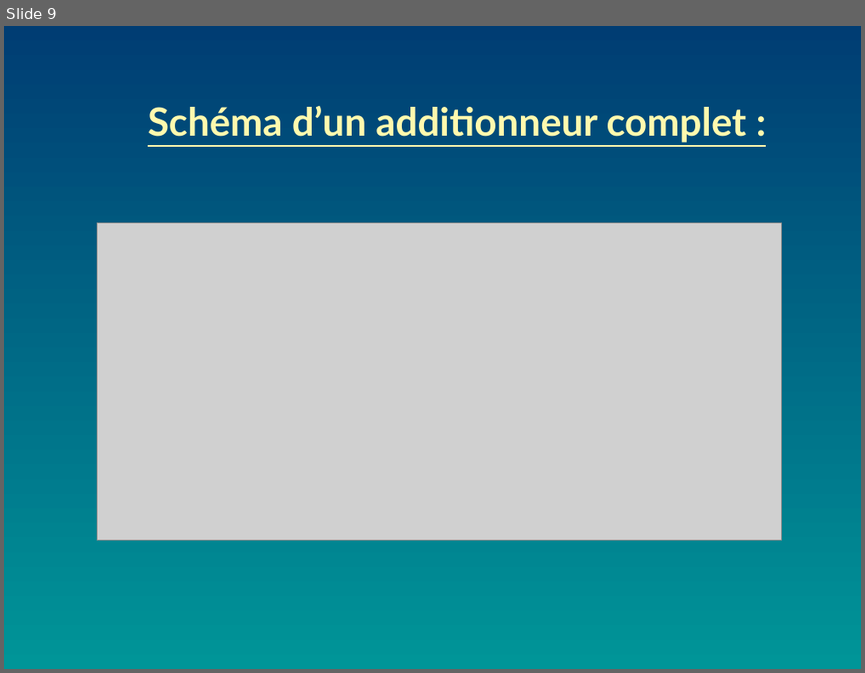
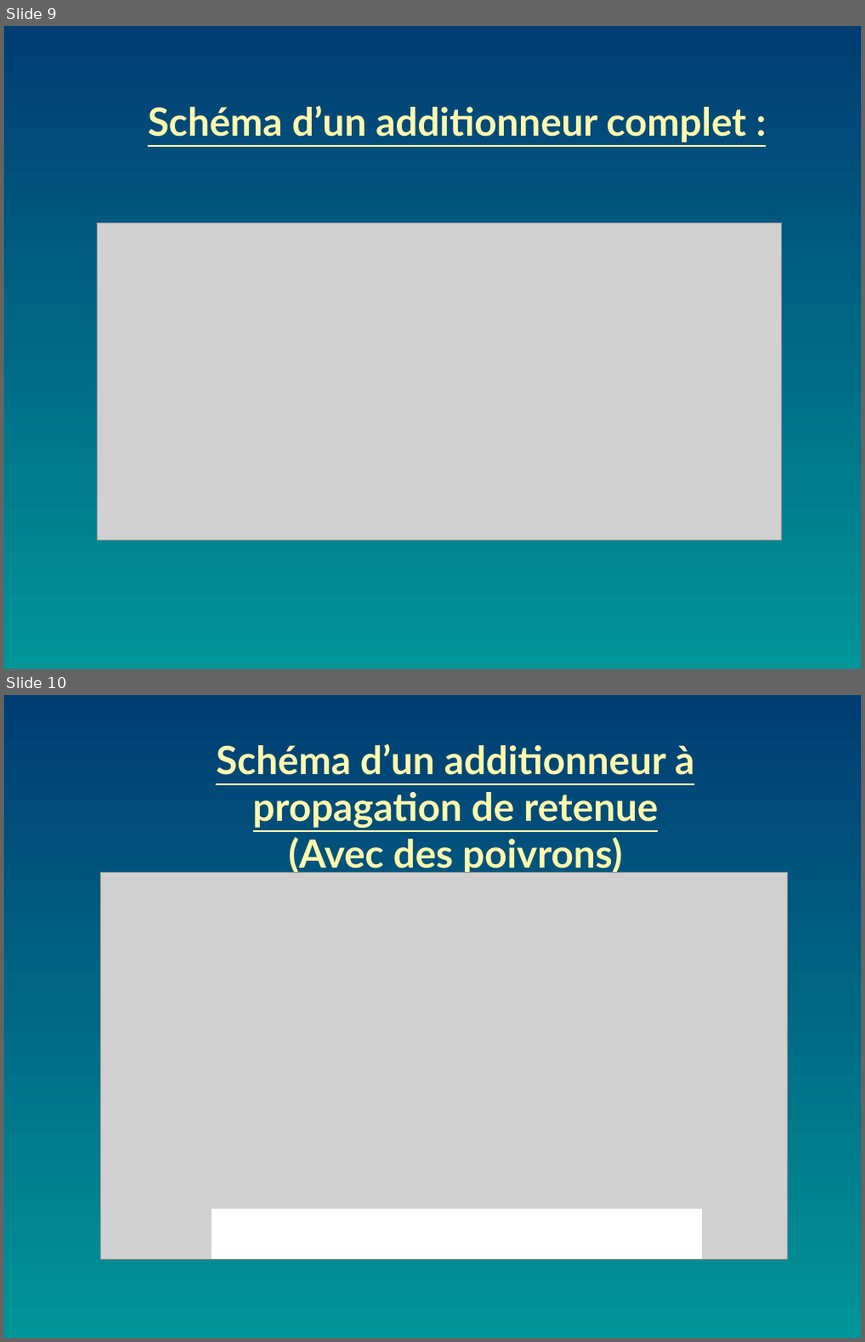
Before and after one commit to C4ST0R/Additionneurs-Presentation, a slide deck: circuitsadditionneursbinaires.odp. Shown one above the other, each under a label of ours: slide 9 before the commit, slides 9 and 10 after it. The pictures are 865x673 and 865x1342 pixels, drawn with LibreOffice and Linux fonts; fonts in the diff are those of the drawing; grey boxes stand for pictures. Boxes give left, top, right and bottom in pixels: in the first picture for what was removed or moved away, otherwise in the second. Text is boxed around its words. In the diff, an @@ line names an element or a change of style, - is before the commit and + after.

```diff
--- a/circuitsadditionneursbinaires.odp
+++ b/circuitsadditionneursbinaires.odp
@@ slide 10 added at [4, 695, 861, 1338], background gradient #003D73 to #009598 @@
@@ text added at [216, 744, 694, 875], 36 pt, text #FFF9AE, bold, underline @@
+Schéma d’un additionneur à propagation de retenue
+(Avec des poivrons)
@@ picture added at [100, 873, 788, 1259] @@
@@ rectangle added at [212, 1209, 702, 1258], fill #FFFFFF, outline #FFFFFF 0 pt @@
```
Also in this commit, not shown: 2 slides changed, 2 other slides added.
